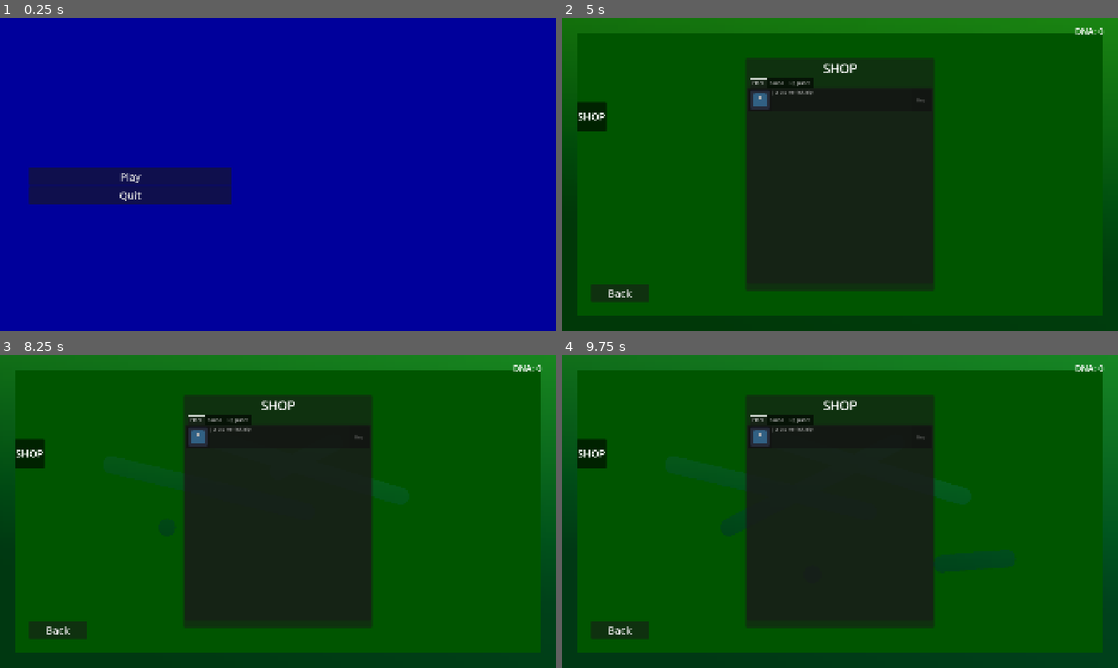
Above: before the commit, frames 1-4 (two rows, left to right).
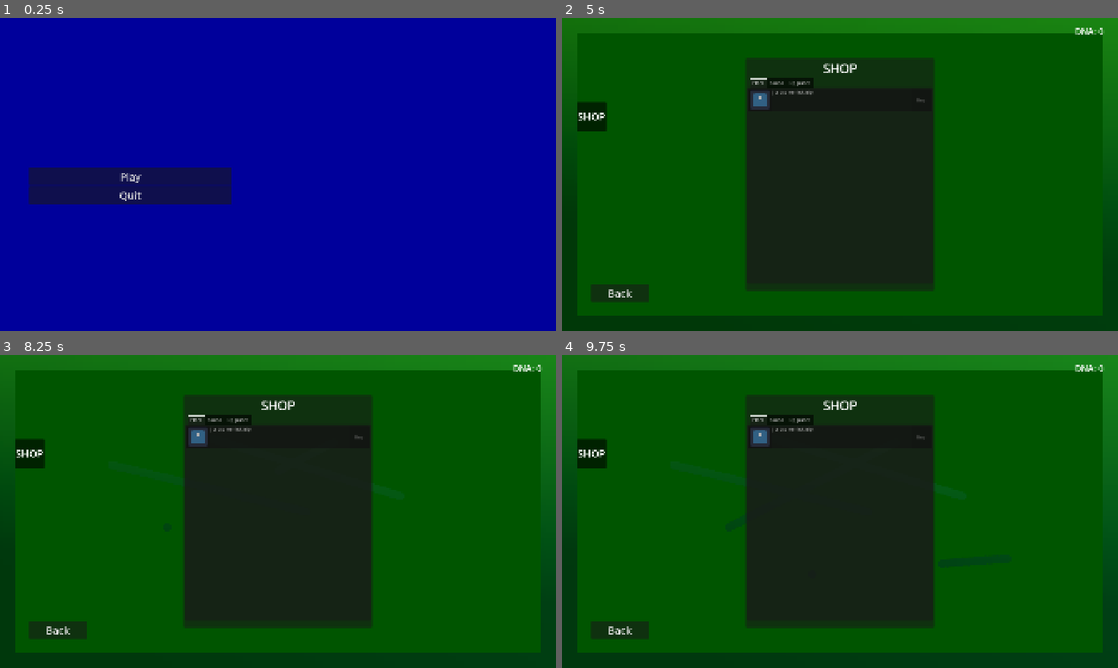
Above: after the commit, the same moments.

Repository: Lucasc0-Git/fishstem
Game: Godot game, scene res://scenes/ui/start_scene.tscn
Same seed, same stepped clock (60 frames per second), same inputs: the game is played once before the commit and once after it. The engine's default icon, where the game draws it, is replaced by a stand-in: a white triangle on a blue panel in a dark square.
Inputs (mouse positions are in pixels of both pictures, inside the frame that each line leads up to):
- Up to frame 1 (0.25 s): no input
- Up to frame 2 (5 s): click "Play" at 0.5 s; drag from (1006, 293) to (878, 252) at 1.27 s; click "SHOP" at 2 s; click "Back" at 2.75 s; tap Enter at 3.5 s; drag from (878, 252) to (1006, 293) at 3.52 s; move the mouse to (617, 218) at 4.27 s; hold A (move_left) from 4.28 s (still down); hold Mouse wheel up (zoom) from 4.28 s (still down); click (617, 218) at 4.42 s
- Up to frame 3 (8.25 s): release A (move_left) at 5 s; release Mouse wheel up (zoom) at 5 s; tap Space at 5, 6.5, 8 s; drag from (305, 511) to (111, 464) at 5.02 s; tap Enter at 5.75, 7.25 s; move the mouse to (194, 433) at 5.77 s; hold S (move_down) 5.78-6.5 s; hold Mouse wheel down (unzoom) 5.78-6.5 s; click (194, 433) at 5.92 s; drag from (400, 495) to (194, 433) at 6.52 s; move the mouse to (166, 527) at 7.27 s; press the mouse at (166, 527) at 7.28 s; hold W (move_up) 7.28-8 s; release the mouse at (166, 527) at 8 s; drag from (333, 442) to (166, 527) at 8.02 s
- Up to frame 4 (9.75 s): move the mouse to (812, 574) at 8.77 s; hold D (move_right) 8.78-9.5 s; hold Mouse wheel up (zoom) 8.78-9.5 s; click (812, 574) at 8.92 s; drag from (1006, 558) to (812, 574) at 9.52 s

Frames 1-2 are identical in both runs. In frame 3, 0.2% of the frame differs, in the area x 67-74%, y 40-48%; in frame 4, 1.0%, in the area x 18-82%, y 32-70%.

Commit message:
Added brush size upgrade to shop

Diff:
--- a/scenes/main/minigames/dirt_cleaning_minigame.tscn
+++ b/scenes/main/minigames/dirt_cleaning_minigame.tscn
@@ -25,7 +25,7 @@
 dirt_bg_full_alpha = 0.9
 dirt_bg_clean_alpha = 0.0
 dirt_color = Color(0, 0.334, 0, 1)
-cursor_cleaning_radius = 30.0
+base_cursor_cleaning_radius = 15.0
 margin = 50.0
 pixel_scale = 2
 
--- a/scenes/ui/hud.tscn
+++ b/scenes/ui/hud.tscn
@@ -148,7 +148,7 @@
 
 [node name="TabContainer" type="TabContainer" parent="Shop/PanelContainer/MarginContainer/VBoxContainer" unique_id=1673849060]
 layout_mode = 2
-current_tab = 1
+current_tab = 2
 
 [node name="Flora" type="ScrollContainer" parent="Shop/PanelContainer/MarginContainer/VBoxContainer/TabContainer" unique_id=1394519231]
 unique_name_in_owner = true
@@ -178,6 +178,7 @@
 
 [node name="Fauna" type="ScrollContainer" parent="Shop/PanelContainer/MarginContainer/VBoxContainer/TabContainer" unique_id=1655477402]
 unique_name_in_owner = true
+visible = false
 custom_minimum_size = Vector2(0, 677)
 layout_mode = 2
 horizontal_scroll_mode = 0
@@ -203,7 +204,6 @@
 
 [node name="Upgrades" type="ScrollContainer" parent="Shop/PanelContainer/MarginContainer/VBoxContainer/TabContainer" unique_id=1698175296]
 unique_name_in_owner = true
-visible = false
 custom_minimum_size = Vector2(0, 677)
 layout_mode = 2
 horizontal_scroll_mode = 0
@@ -223,8 +223,8 @@
 [node name="ShopItem" parent="Shop/PanelContainer/MarginContainer/VBoxContainer/TabContainer/Upgrades/MarginContainer/VBoxContainer" unique_id=1403478497 instance=ExtResource("4_8qguk")]
 layout_mode = 2
 icon = ExtResource("6_oj5la")
-id = "upgrade_aaa"
-description = "A testing upgradeAAAAAAA"
+id = "upgrade_brush_size_1"
+description = "Brush Size 1"
 base_cost = 10
 
 [node name="DEBUGOverlay" type="Control" parent="." unique_id=93092433]
--- a/scripts/main/minigames/dirt_cleaning_minigame.gd
+++ b/scripts/main/minigames/dirt_cleaning_minigame.gd
@@ -6,7 +6,7 @@
 
 @export var dirt_color: Color = Color(0.0, 0.334, 0.0, 1.0)
 
-@export var cursor_cleaning_radius: float = 30.0
+@export var base_cursor_cleaning_radius: float = 15.0
 @export var margin: float = 50.0 # For keeping points off the screen edge
 @export var pixel_scale: int = 2
 
@@ -21,10 +21,17 @@
 var erased_color: Color
 var is_cleaning: bool = false
 var last_mouse_pos: Vector2
+var brush_size_modifier: float = 1.0
+var current_cleaning_radius: float = 15.0
 
 func _ready() -> void:
 	texture_rect.texture_filter = CanvasItem.TEXTURE_FILTER_LINEAR
 	erased_color = Color(dirt_color.r, dirt_color.g, dirt_color.b, 0.0)
+
+	_update_brush_size()
+
+	ShopManager.shop_item_purchased.connect(_on_shop_item_purchased)
+
 	_setup_dirt()
 
 func _setup_dirt() -> void:
@@ -76,7 +83,7 @@
 		return
 
 	var dist := from.distance_to(to)
-	var step_size := maxf(1.0, cursor_cleaning_radius * 0.25)
+	var step_size := maxf(1.0, current_cleaning_radius * 0.25)
 	var steps := maxi(1, int(ceil(dist / step_size)))
 
 	var any_changed: bool = false
@@ -93,7 +100,7 @@
 func _erase_circle_at(screen_pos: Vector2) -> bool:
 
 	var center := Vector2i(screen_pos / pixel_scale)
-	var r := int(cursor_cleaning_radius / pixel_scale)
+	var r := int(current_cleaning_radius / pixel_scale)
 	var r_sq := r * r
 	var changed := false
 
@@ -113,3 +120,12 @@
 					changed = true
 
 	return changed
+
+func _update_brush_size() -> void:
+	current_cleaning_radius = base_cursor_cleaning_radius
+	if ShopManager.has_upgrade("upgrade_brush_size_1"):
+		brush_size_modifier = 2.0
+	current_cleaning_radius *= brush_size_modifier
+
+func _on_shop_item_purchased(_id: String) -> void:
+	_update_brush_size()
--- a/scripts/ui/shop.gd
+++ b/scripts/ui/shop.gd
@@ -35,7 +35,7 @@
 					node.request_buy.connect(_on_player_purchase_requested)
 
 func _on_player_purchase_requested(id: String, base_cost: int) -> void:
-	if not id in GameManager.main.available_purchases:
+	if not id in ShopManager.available_purchases:
 		return
 	if base_cost > GameManager.dna:
 		return
